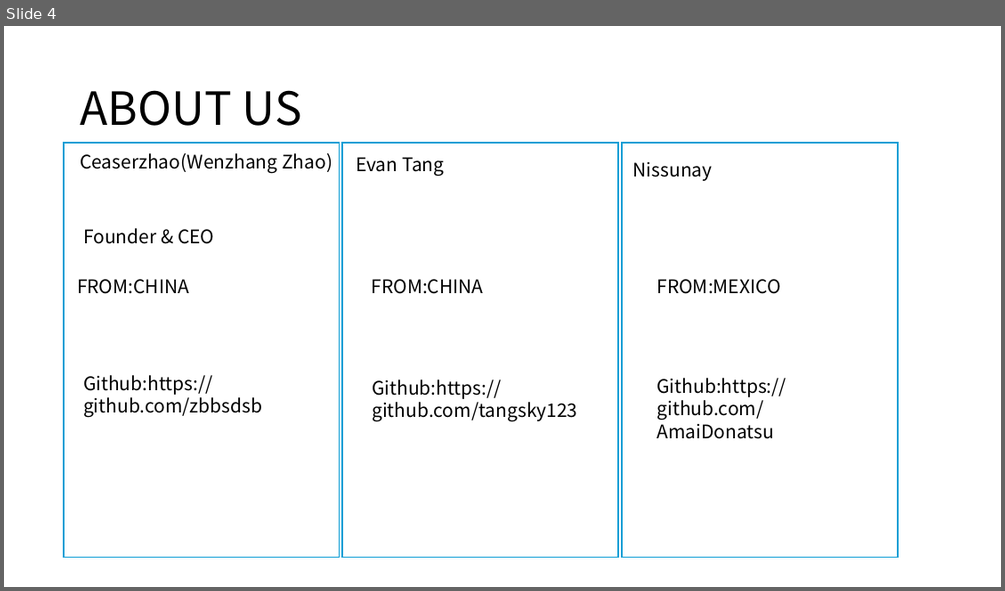
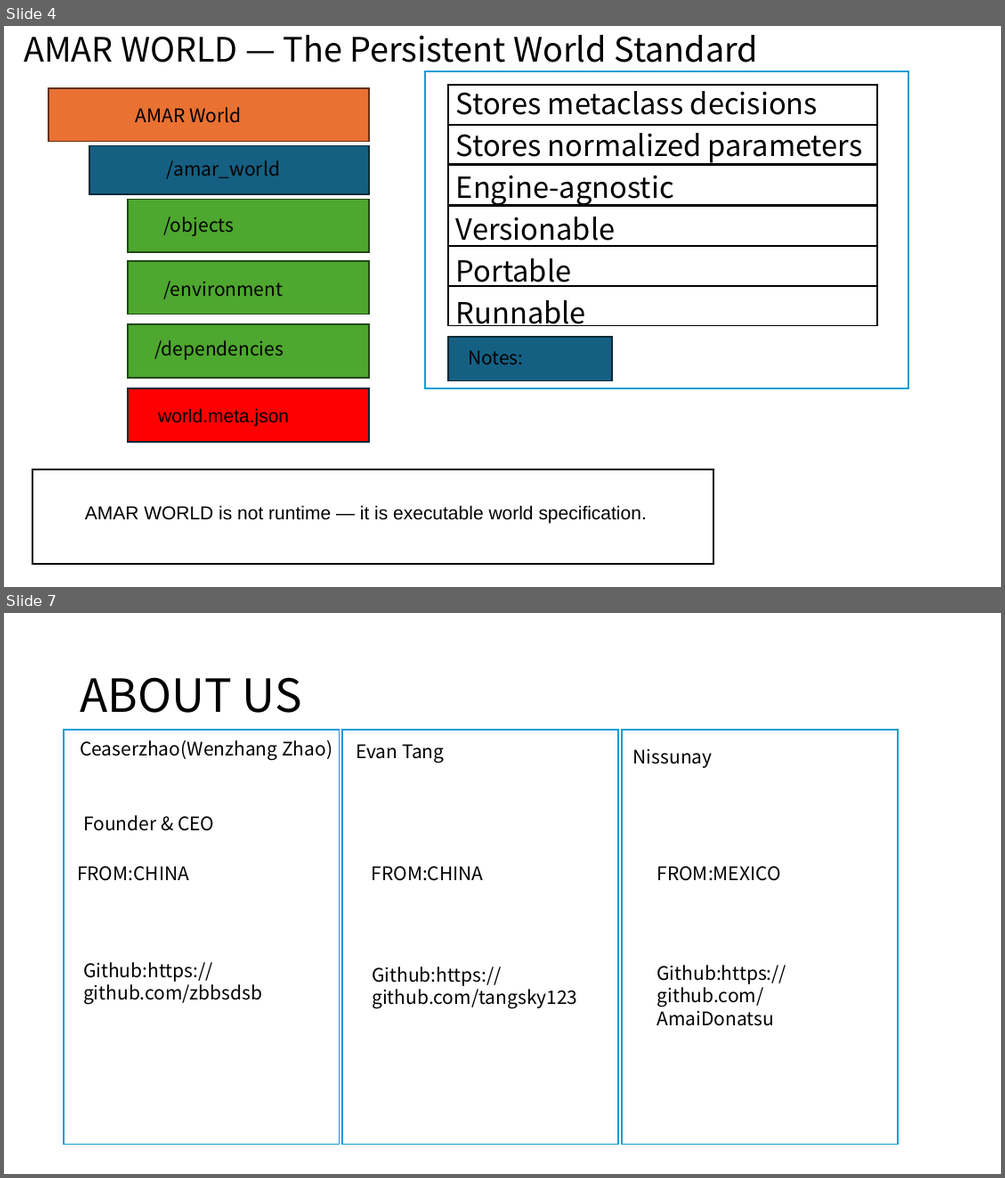
Before and after one commit to Oasis-Company/AMAR-Engine, a slide deck: docs/amar engine overview.pptx. Shown one above the other, each under a label of ours: slide 4 before the commit, slides 4 and 7 after it; the slides between them are not shown. The pictures are 1005x591 and 1005x1178 pixels, drawn with LibreOffice and Linux fonts; fonts in the diff are those of the drawing. Boxes give left, top, right and bottom in pixels: in the first picture for what was removed or moved away, otherwise in the second. Text is boxed around its words. In the diff, an @@ line names an element or a change of style, - is before the commit and + after.

```diff
--- a/docs/amar engine overview.pptx
+++ b/docs/amar engine overview.pptx
@@ slide 4 added at <box>4,26,1001,587</box>, background #FFFFFF @@
@@ title added at <box>24,35,759,71</box>, 32.4 pt, text #000000 @@
+AMAR WORLD — The Persistent World Standard
@@ rectangle added at <box>425,71,909,389</box>, fill #FFFFFF, outline #0F9ED5 1.5 pt @@
@@ rectangle added at <box>48,88,369,141</box>, fill #E97132, outline #663216 1.5 pt @@
@@ rectangle added at <box>448,85,877,125</box>, fill #FFFFFF, outline #000000 1.5 pt @@
@@ text added at <box>456,85,863,326</box>, 28 pt, text #000000 @@
+Stores metaclass decisions
+Stores normalized parameters
+Engine-agnostic
+Versionable
+Portable
+Runnable
@@ text added at <box>135,107,241,123</box>, 18 pt, text #000000 @@
+AMAR World
@@ rectangle added at <box>448,125,877,164</box>, fill #FFFFFF, outline #000000 1.5 pt @@
@@ rectangle added at <box>89,145,369,194</box>, fill #156082, outline #092A39 1.5 pt @@
@@ text added at <box>167,160,280,179</box>, 18 pt, text #000000 @@
+/amar_world
@@ rectangle added at <box>448,165,877,205</box>, fill #FFFFFF, outline #000000 1.5 pt @@
@@ rectangle added at <box>128,200,369,253</box>, fill #4EA72E, outline #224914 1.5 pt @@
@@ rectangle added at <box>448,206,877,246</box>, fill #FFFFFF, outline #000000 1.5 pt @@
@@ text added at <box>164,216,235,236</box>, 18 pt, text #000000 @@
+/objects
@@ rectangle added at <box>128,261,369,313</box>, fill #4EA72E, outline #224914 1.5 pt @@
@@ rectangle added at <box>448,246,877,286</box>, fill #FFFFFF, outline #000000 1.5 pt @@
@@ text added at <box>164,281,283,299</box>, 18 pt, text #000000 @@
+/environment
@@ rectangle added at <box>448,286,877,326</box>, fill #FFFFFF, outline #000000 1.5 pt @@
@@ rectangle added at <box>128,324,369,378</box>, fill #4EA72E, outline #224914 1.5 pt @@
@@ text added at <box>154,340,283,360</box>, 18 pt, text #000000 @@
+/dependencies
@@ rectangle added at <box>448,338,612,381</box>, fill #156082, outline #092A39 1.5 pt @@
@@ text added at <box>468,350,523,364</box>, 18 pt, text #000000 @@
+Notes:
@@ rectangle added at <box>128,389,369,442</box>, fill #FF0000, outline #092A39 1.5 pt @@
@@ text added at <box>158,408,289,426</box>, 18 pt, text #000000 @@
+world.meta.json
@@ rectangle added at <box>32,469,713,564</box>, fill #FFFFFF, outline #000000 1.5 pt @@
@@ text added at <box>85,505,647,523</box>, 18 pt, text #000000 @@
+AMAR WORLD is not runtime — it is executable world specification.
@@ what was slide 4 is now slide 7 @@
```
Also in this commit, not shown: 1 slide changed, 5 other slides added, 4 slides removed, 1 other file.
